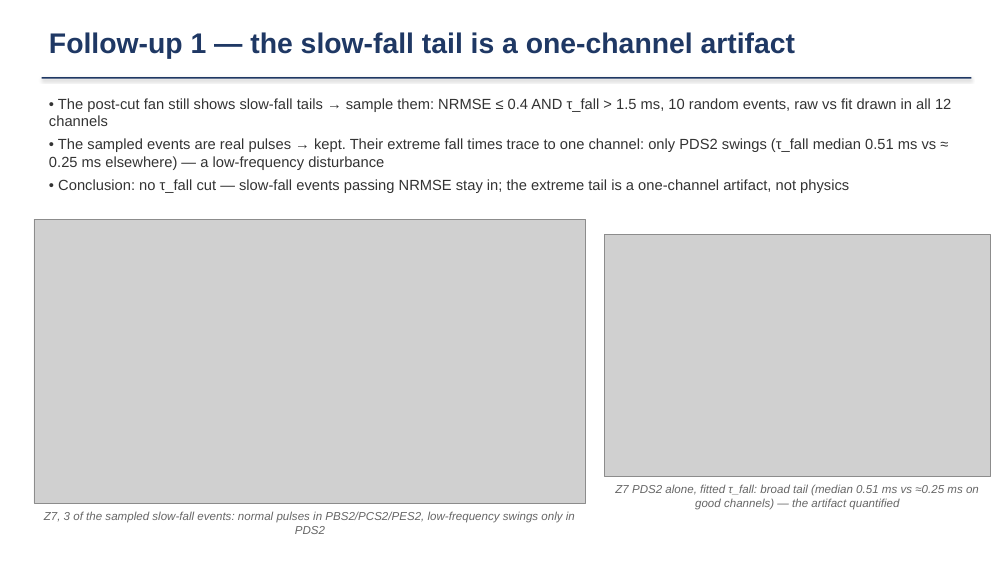
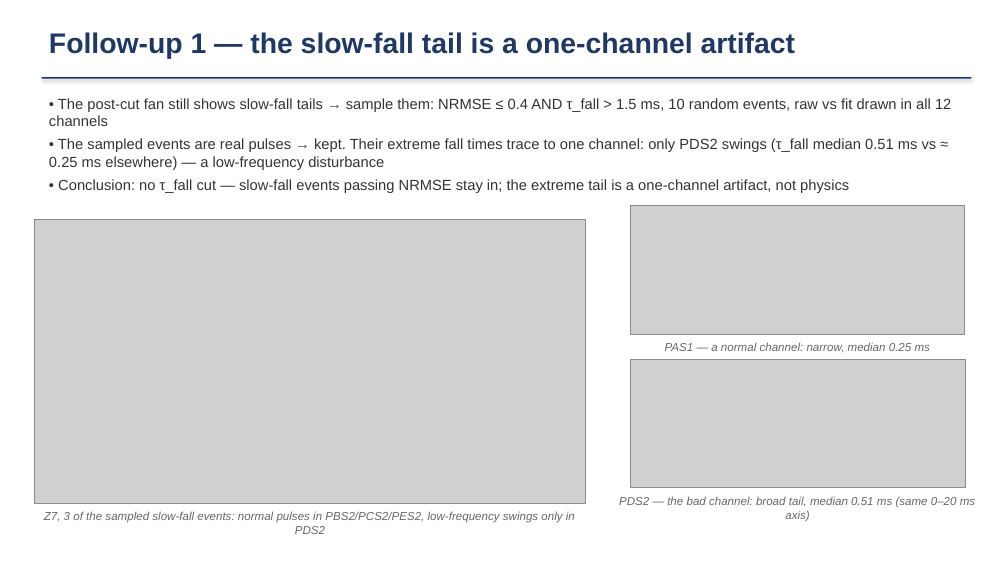
Before and after one commit to ZhihengLi0/urop, a slide deck: slide 7 of snolab/presentation/SNOLAB_R4_pulse_templates_20260715.pptx. Drawn at 1008x567 pixels with LibreOffice and Linux fonts; fonts in the diff are those of the drawing; grey boxes stand for pictures. Boxes give left, top, right and bottom in pixels: in the first picture for what was removed or moved away, otherwise in the second. Text is boxed around its words. In the diff, an @@ line names an element or a change of style, - is before the commit and + after.

```diff
--- a/snolab/presentation/SNOLAB_R4_pulse_templates_20260715.pptx
+++ b/snolab/presentation/SNOLAB_R4_pulse_templates_20260715.pptx
@@ picture: place and size @@
-picture at (605, 234, 991, 476)
+picture at (631, 206, 964, 334)
@@ picture added at (631, 359, 966, 488) @@
@@ text added at (665, 342, 930, 352), 11 pt, text #666666, italic @@
+PAS1 — a normal channel: narrow, median 0.25 ms
@@ text at (619, 496, 975, 522): text changed @@
-Z7 PDS2 alone, fitted τ_fall: broad tail (median 0.51 ms vs ≈0.25 ms on good channels) — the artifact quantified
+PDS2 — the bad channel: broad tail, median 0.51 ms (same 0–20 ms axis)
```
Also in this commit, not shown: 7 other files.
